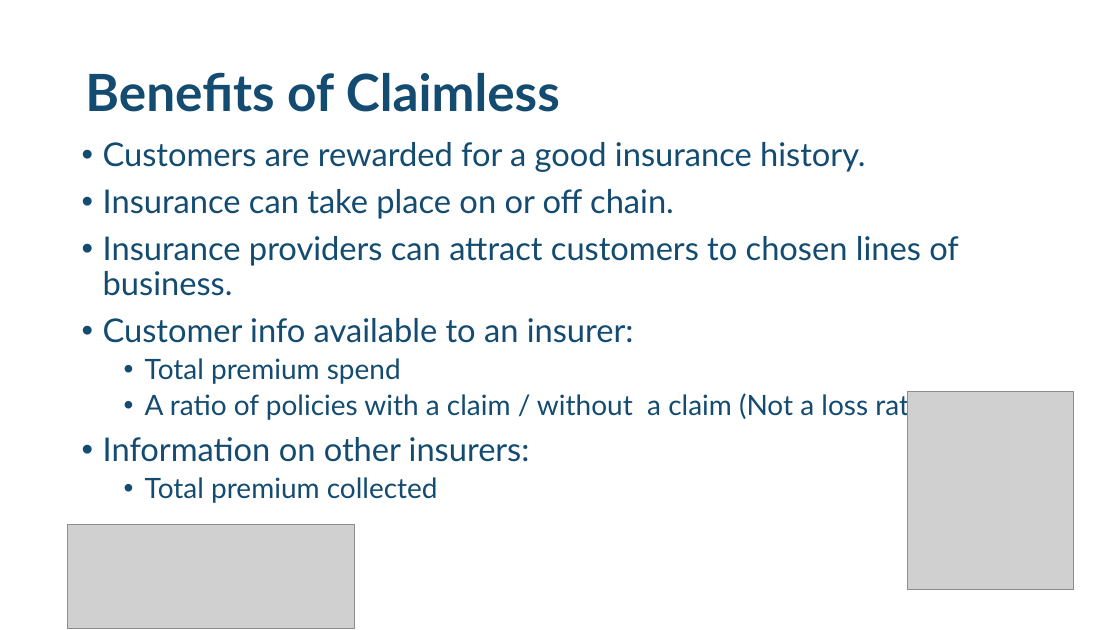
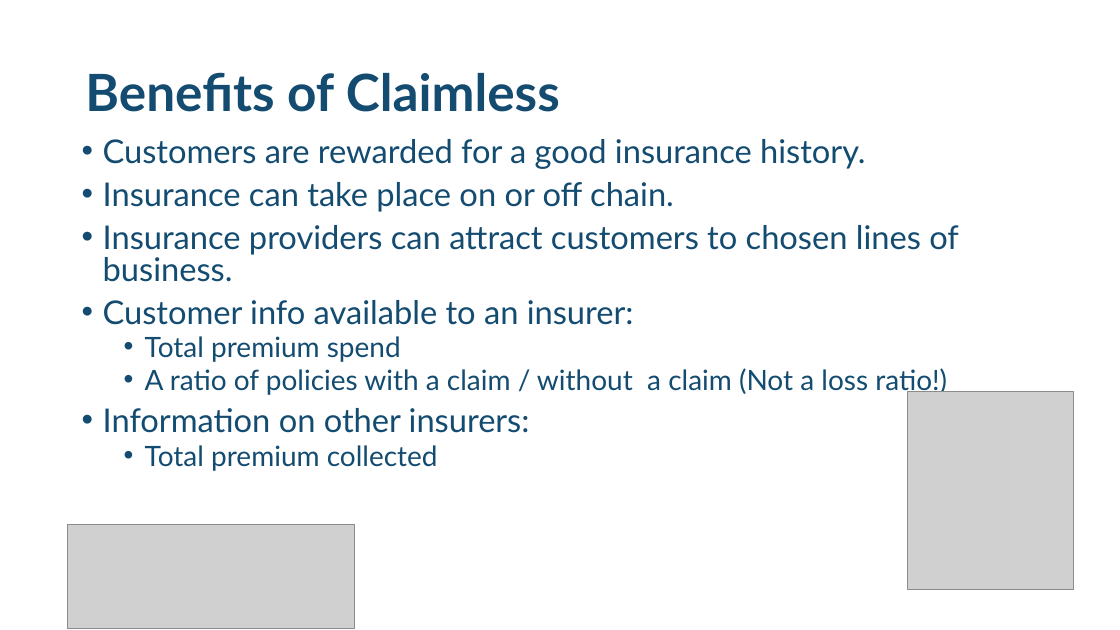
Before and after one commit to divsinghal/Claimless, a slide deck: slide 7 of Claimless - Pitch.pptx (slide 5 before the commit). Drawn at 1120x630 pixels with LibreOffice and Linux fonts; fonts in the diff are those of the drawing; grey boxes stand for pictures. Boxes give left, top, right and bottom in pixels: in the first picture for what was removed or moved away, otherwise in the second. Text is boxed around its words. In the diff, an @@ line names an element or a change of style, - is before the commit and + after.

Commit message:
-changes

```diff
--- a/Claimless - Pitch.pptx
+++ b/Claimless - Pitch.pptx
@@ text "Customers are rewarded for a ..." at (x1=103, y1=139, x2=959, y2=471): line spacing 0.9 to 0.8 @@
```
Also in this commit, not shown: 2 slides added.
